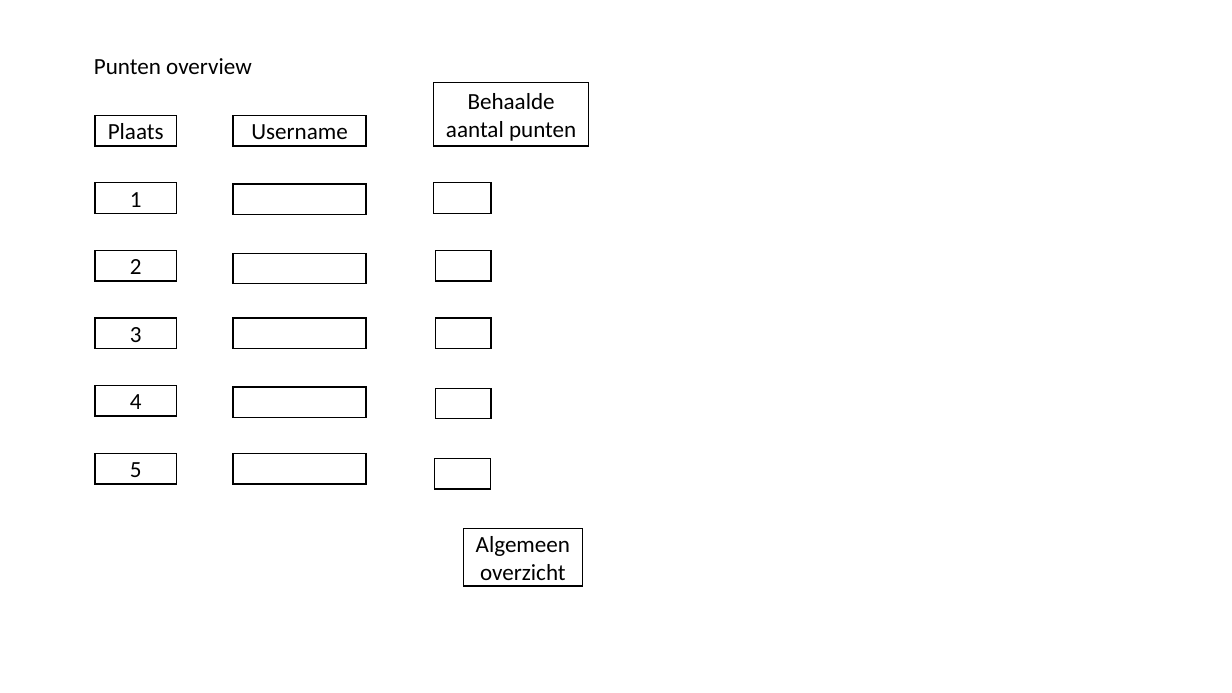
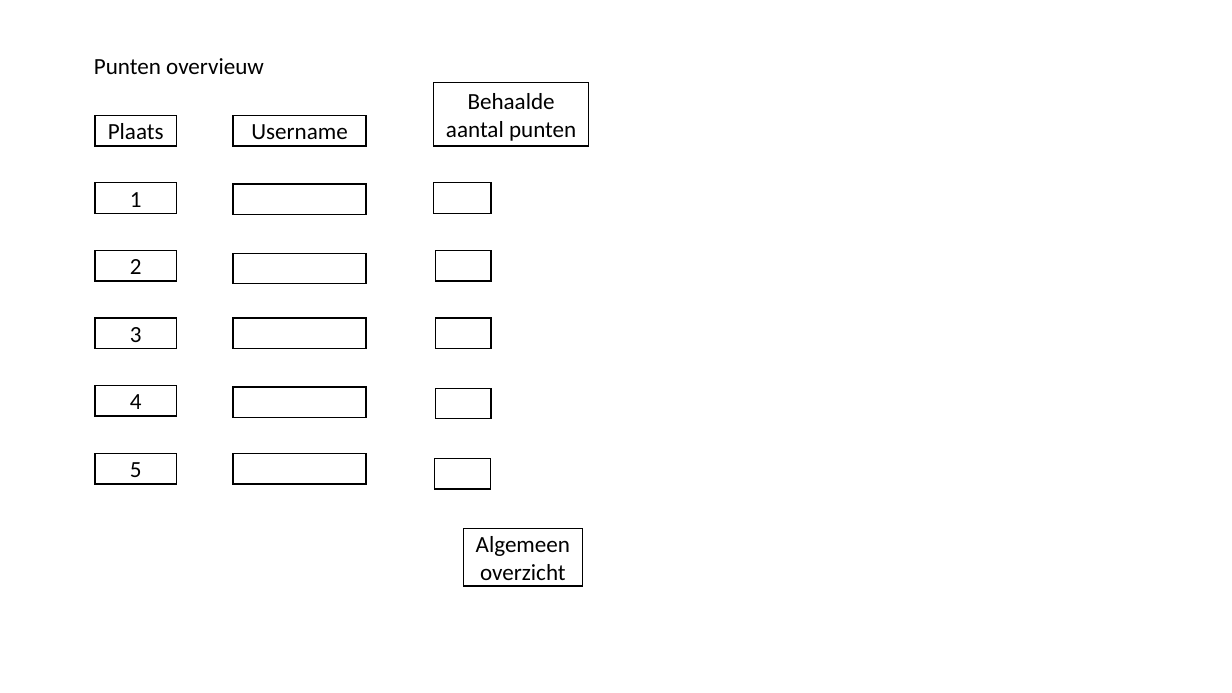
Before and after one commit to Teunimli/Projectzaalvoetbal, a slide deck: slide 8 of Documentatie/Scherm verloop.pptx. Drawn at 1232x693 pixels with LibreOffice and Linux fonts; fonts in the diff are those of the drawing. Boxes give left, top, right and bottom in pixels: in the first picture for what was removed or moved away, otherwise in the second. Text is boxed around its words. In the diff, an @@ line names an element or a change of style, - is before the commit and + after.

```diff
--- a/Documentatie/Scherm verloop.pptx
+++ b/Documentatie/Scherm verloop.pptx
@@ text at <box>94,58,264,74</box>: text changed @@
-Punten overview
+Punten overvieuw
```
Also in this commit, not shown: 1 other slide changed.
